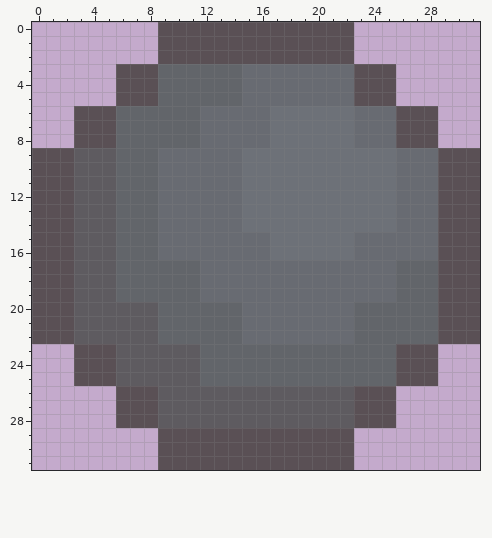
A pixel-art sprite gets an edit: src/static/images/rock.png. The first picture shows the starting point.
The file is 32x32 pixels.
New version:
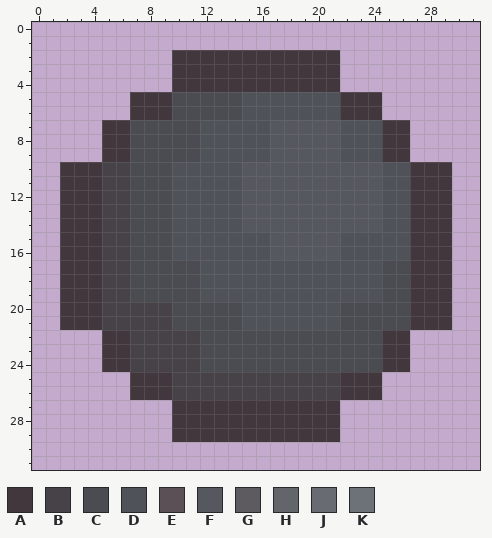
Palette (. is transparent): A #41373d  B #464248  C #4a4c52  D #4f5359  E #5a5055  F #55585f  G #5e5b60  H #62656a  J #686b72  K #6d7178
Author's note on the commit: Make a nicer rock
From old to new:
Changed rows in their new state; - is an unchanged pixel.
first column x 0:
 0 ---------..............---------
 1 ---------..............---------
 2 ---------.AAAAAAAAAAAA.---------
 3 ------....AAAAAAAAAAAA....------
 4 ------....AAAAAAAAAAAA....------
 5 ------.AAACCCCCDDDDDDDAAA.------
 6 ---....AAACCCCCDDDDDDDAAA....---
 7 ---..AACCCCCDDDDDFFFFFDDDAA..---
 8 ---..AACCCCCDDDDDFFFFFDDDAA..---
 9 .....AACCCCCDDDDDFFFFFDDDAA.....
10 ..AAABBCCCDDDDDFFFFFFFFFFDDAAA..
11 ..AAABBCCCDDDDDFFFFFFFFFFDDAAA..
12 ..AAABBCCCDDDDDFFFFFFFFFFDDAAA..
13 ..AAABBCCCDDDDDFFFFFFFFFFDDAAA..
14 ..AAABBCCCDDDDDFFFFFFFFFFDDAAA..
15 ..AAABBCCCDDDDDDDFFFFFDDDDDAAA..
16 ..AAABBCCCDDDDDDDFFFFFDDDDDAAA..
17 ..AAABBCCCCCDDDDDDDDDDDDDCCAAA..
18 ..AAABBCCCCCDDDDDDDDDDDDDCCAAA..
19 ..AAABBCCCCCDDDDDDDDDDDDDCCAAA..
20 ..AAABBBBBCCCCCDDDDDDDCCCCCAAA..
21 ..AAABBBBBCCCCCDDDDDDDCCCCCAAA..
22 .....AABBBBBCCCCCCCCCCCCCAA.....
23 ---..AABBBBBCCCCCCCCCCCCCAA..---
24 ---..AABBBBBCCCCCCCCCCCCCAA..---
25 ---....AAABBBBBBBBBBBBAAA....---
26 ------.AAABBBBBBBBBBBBAAA.------
27 ------....AAAAAAAAAAAA....------
28 ------....AAAAAAAAAAAA....------
29 ---------.AAAAAAAAAAAA.---------
30 ---------..............---------
31 ---------..............---------
